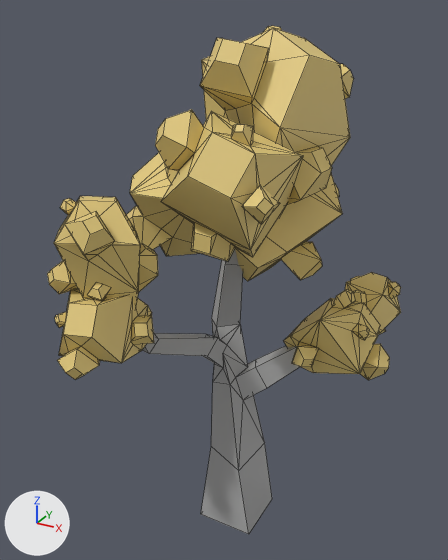
The OBJ model assets/3DModels/Tree4/tree4.obj as it was, and as the next commit left it.
Rendered twice from a camera (50 mm lens) standing at (6.14, -11.84, 15.17) and looking at (-0.69, 0.57, 8.97). Lighting does not change. The marker at lower left points along +X, +Y and +Z. Mesh edges are drawn as thin lines. Where no turn or scale is listed for an object, it has been applied to the vertices.

Names of what the first picture shows: 'Tree', 'crown'.
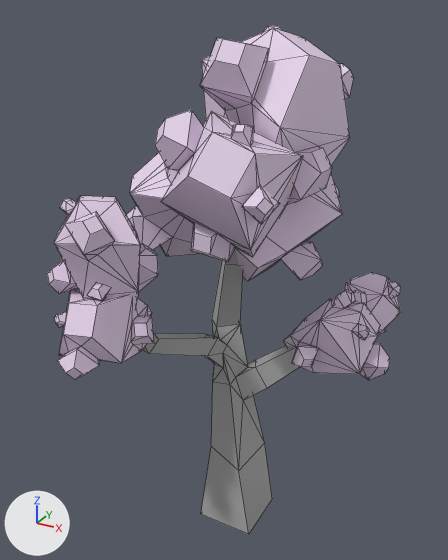
Pixel boxes [x1, y1, x2, y2] of what changed, in the pictures (448 x 560 px):
'crown', recoloured (yellow to white): [47, 26, 401, 380] in both

The change, as a diff of the scene's bpy script:
```diff
--- a/assets/3DModels/Tree4/tree4.obj.py
+++ b/assets/3DModels/Tree4/tree4.obj.py
@@ mat_wall_paint @@
 mat_wall_paint = principled_material('Wall_Paint')
-mat_wall_paint.base_color = (0.763, 0.584, 0.2)  # yellow #e2c97c
+mat_wall_paint.base_color = (0.79, 0.648, 0.835)  # white #e6d3ec
 mat_wall_paint.roughness = 0.6
```
